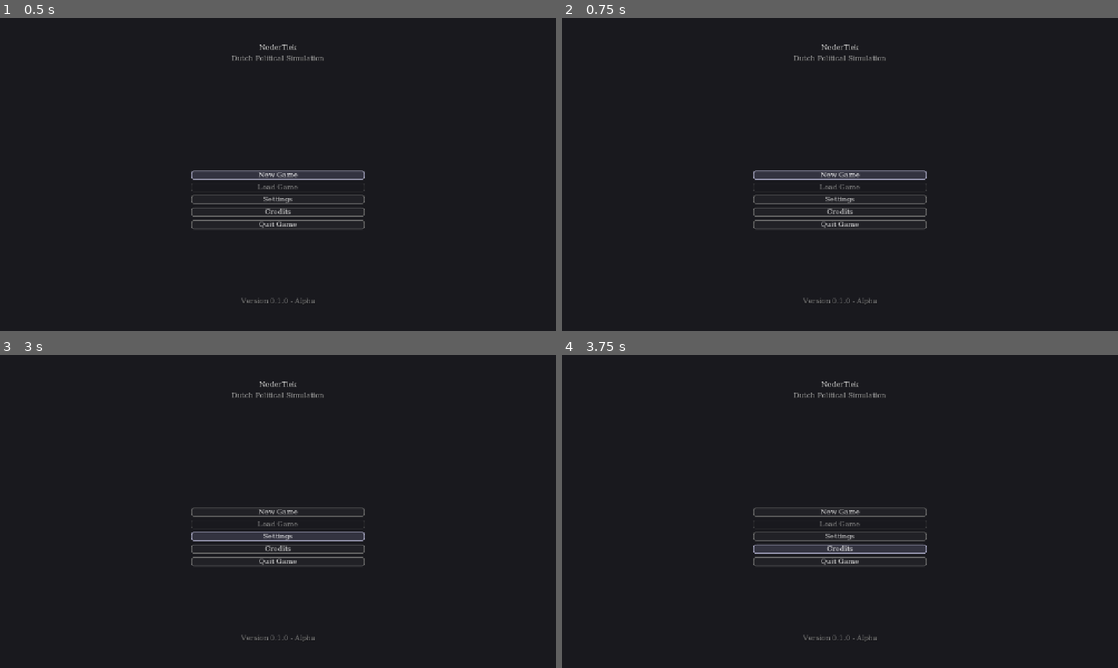
Above: before the commit, frames 1-4 (two rows, left to right).
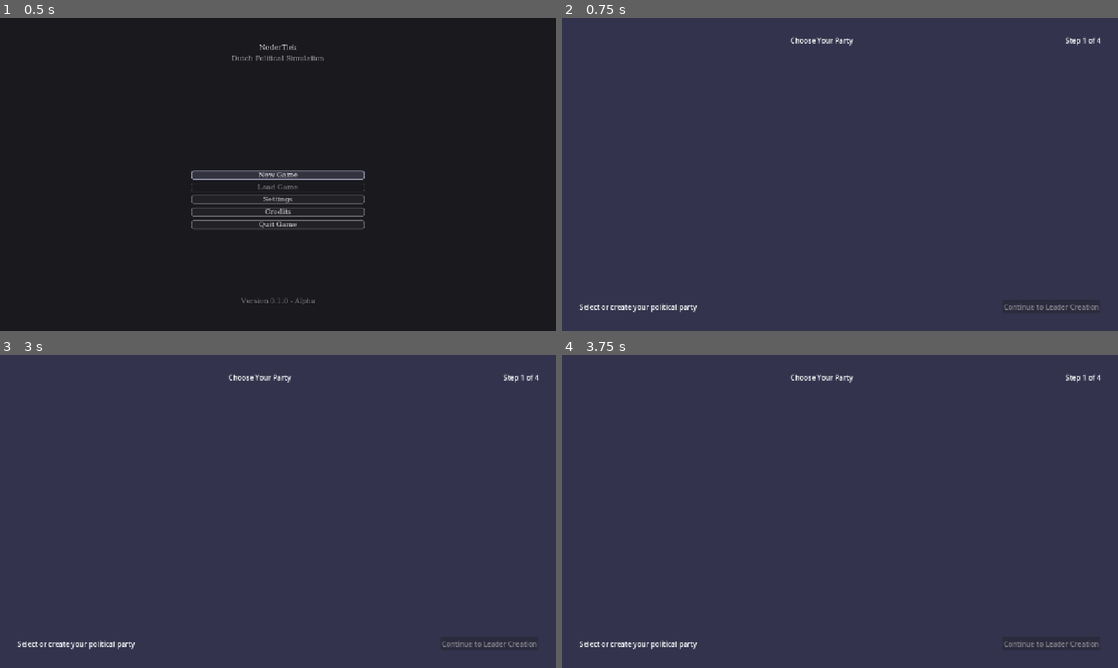
Above: after the commit, the same moments.

Repository: wimjan123/NederTiek
Game: Godot game, scene res://scenes/main_menu/MainMenu.tscn
Same seed, same stepped clock (60 frames per second), same inputs: the game is played once before the commit and once after it.
Inputs (mouse positions are in pixels of both pictures, inside the frame that each line leads up to):
- Up to frame 1 (0.5 s): no input
- Up to frame 2 (0.75 s): click "New Game" at 0.5 s
- Up to frame 3 (3 s): click (278, 511) at 1.25 s, where only the run before the commit has a clickable "New Game"; click (278, 511) at 2 s, where only the run before the commit has a clickable "New Game"; click (278, 536) at 2.75 s, where only the run before the commit has a clickable "Settings"
- Up to frame 4 (3.75 s): click (840, 549) at 3.5 s, where only the run before the commit has a clickable "Credits"

Frame 1 is identical in both runs. In frame 2, 99% of the frame differs, in the area x 0-100%, y 0-100%; in frame 3, 99%; in frame 4, 99%.
Error before the commit: Invalid call. Nonexistent function 'reset_setup' in base 'Node (GameSetupState.gd)'. (res://scripts/main_menu/MainMenu.gd:57)

Commit message:
Fix GameSetupState method name calls
Replace all calls to nonexistent reset_setup() with correct reset() method:
- MainMenu.gd: GameSetupState.reset_setup() → GameSetupState.reset()
- test_quickstart_scenarios.gd: game_setup_state.reset_setup() → game_setup_state.reset()
- test_setup_flow.gd: game_setup_state.reset_setup() → game_setup_state.reset()

Fixes runtime error: "Invalid call. Nonexistent function 'reset_setup' in base 'Node (GameSetupState.gd)'"

🤖 Generated with [Claude Code](https://claude.ai/code)

Co-Authored-By: Claude <noreply@anthropic.com>

Diff:
--- a/scripts/main_menu/MainMenu.gd
+++ b/scripts/main_menu/MainMenu.gd
@@ -54,7 +54,7 @@
 	print("MainMenu: Starting new game")
 
 	# Clear any existing setup state
-	GameSetupState.reset_setup()
+	GameSetupState.reset()
 
 	# Transition to new game flow
 	get_tree().change_scene_to_file("res://scenes/new_game/NewGameFlow.tscn")
--- a/tests/integration/test_setup_flow.gd
+++ b/tests/integration/test_setup_flow.gd
@@ -14,7 +14,7 @@
 	game_setup_state = GameSetupState
 
 	# Reset state for each test
-	game_setup_state.reset_setup()
+	game_setup_state.reset()
 
 	# Create test data
 	_create_test_data()
@@ -174,7 +174,7 @@
 	assert_true(save_data.has("interview_responses"), "Save data should include interview responses")
 
 	# Reset and load
-	game_setup_state.reset_setup()
+	game_setup_state.reset()
 	assert_null(game_setup_state.selected_party, "Should be reset")
 
 	game_setup_state.load_setup_state(save_data)
--- a/tests/validation/test_quickstart_scenarios.gd
+++ b/tests/validation/test_quickstart_scenarios.gd
@@ -8,7 +8,7 @@
 
 func before_each():
 	game_setup_state = GameSetupState
-	game_setup_state.reset_setup()
+	game_setup_state.reset()
 	party_generator = PartyGenerator.new()
 
 # Scenario 1: Launch Game & Start New Game
@@ -268,7 +268,7 @@
 	var original_leader_name = game_setup_state.created_leader.get_full_name()
 
 	# Reset and test load
-	game_setup_state.reset_setup()
+	game_setup_state.reset()
 	assert_null(game_setup_state.selected_party, "Should be reset")
 
 	game_setup_state.load_setup_state(save_data)
